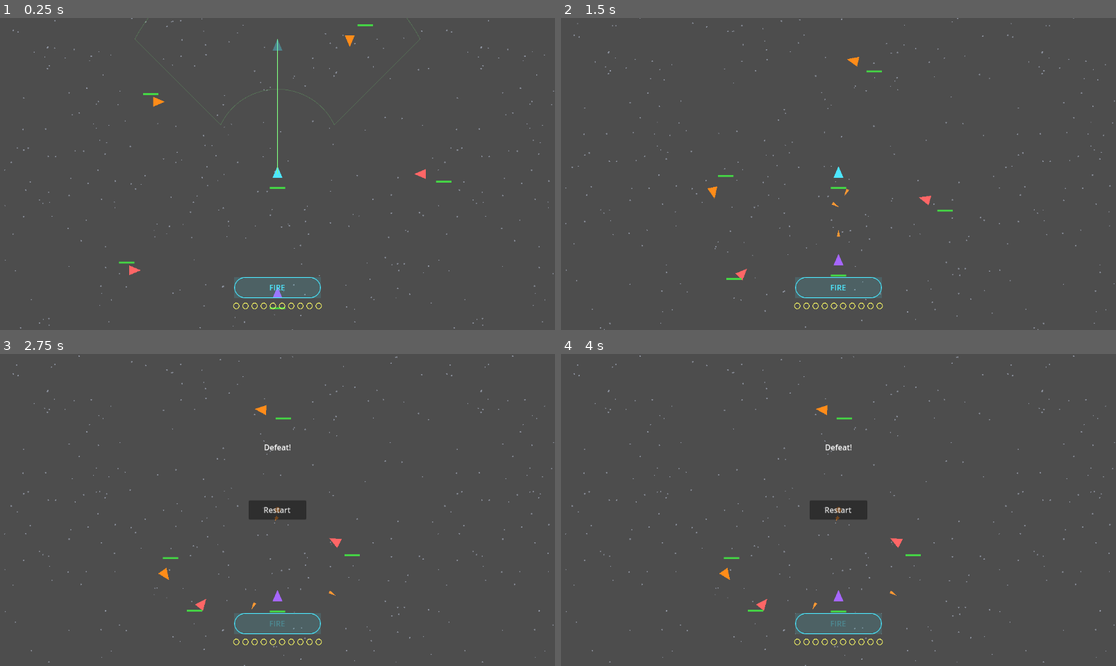
Above: before the commit, frames 1-4 (two rows, left to right).
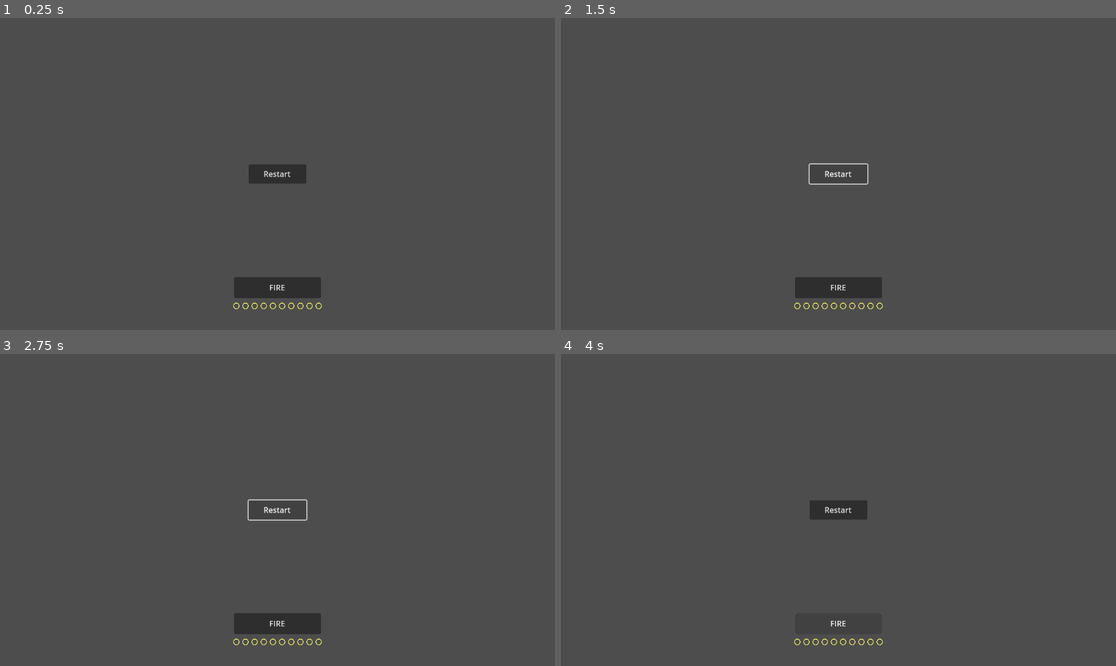
Above: after the commit, the same moments.

Repository: failuer/vibe-space
Game: Godot game, scene res://game_world.tscn
Two runs of this game, one before a commit and one after it. Both use one fixed random seed, a clock stepped at 60 frames per second and the inputs below.
Inputs (mouse positions are in pixels of both pictures, inside the frame that each line leads up to):
- Up to frame 1 (0.25 s): no input
- Up to frame 2 (1.5 s): click (838, 174) at 0.5 s, where only the run after the commit has a clickable "Restart"; click (838, 174) at 1.25 s, where only the run after the commit has a clickable "Restart"
- Up to frame 3 (2.75 s): click (277, 510) at 2 s, where only the run after the commit has a clickable "Restart"
- Up to frame 4 (4 s): click (838, 622) at 2.75 s, where only the run after the commit has a clickable "FIRE"; click (838, 622) at 3.5 s, where only the run after the commit has a clickable "FIRE"

The runs differ from the first frame. In frame 1, 2.4% of the frame differs, in the area x 0-100%, y 0-100%; in frame 2, 1.9%; in frame 3, 1.9%; in frame 4, 1.7%.
Error after the commit: Parse Error: Cannot find member "clamped" in base "Vector2". (res://game.gd:292)

Commit message:
feat: retrofit game loop with Newtonian force-based physics (mass, thrust, gravity)
Co-Authored-By: Claude Sonnet 4.6 <noreply@anthropic.com>

Diff:
--- a/game.gd
+++ b/game.gd
@@ -14,19 +14,27 @@
 const ENEMY_RADIUS := 16.0
 const MISSILE_RADIUS := 8.0
 
-const PLAYER_SPEED_DEFAULT := 140.0 # units per second
-const PLAYER_SPEED_MIN := 80.0
-const PLAYER_SPEED_MAX := 220.0
-const PLAYER_SPEED_DELTA := 80.0  # max speed change per turn (units/sec)
-const PLAYER_SPEED_STEP := 25.0
 const ENEMY_SPEED := 140.0
 const MISSILE_SPEED := 300.0
 const SCENE_RADIUS := 1000.0 # missiles/enemies beyond this are considered gone
-const MAX_TURN_RADIANS := PI / 2.0 # max turn per planning step (90 degrees)
-
-const PLAYER_COLOR := Color(0.3, 0.9, 1.0)
+
+# ── Physics ─────────────────────────────────────────────────────────────────
+const PLAYER_MASS             := 10.0   # tonnes
+const ENEMY_MASS              := 8.0    # tonnes
+const MAX_PLAYER_THRUST       := 1200.0 # force units — gives ~120 units/s² at base mass
+const MAX_ENEMY_THRUST        := 1000.0
+const GRAVITY_EMIT_MIN_MASS   := 6.0    # bodies below this mass don't emit gravity
+
+# ── Planning UI ──────────────────────────────────────────────────────────────
+# Mouse distance (world units) that maps to MAX_PLAYER_THRUST.
+const THRUST_ARROW_MAX_LEN    := 180.0
+
+const PLAYER_COLOR := Color(1.0, 1.0, 1.0)          # white
 const ENEMY_COLOR := Color(1.0, 0.4, 0.4)
-const MISSILE_COLOR := Color(1.0, 1.0, 0.4)
+const MISSILE_COLOR       := Color(1.0, 0.267, 0.267)   # red   #ff4444
+const HOMING_COLOR        := Color(0.412, 1.0,  0.490)   # lime  #69ff7d
+const MINE_COLOR          := Color(1.0, 0.667, 0.200)    # amber #ffaa33
+const SCRAP_COLOR         := Color(0.627, 0.659, 0.690)  # grey  #a0a8b0
 const ENEMY_MISSILE_COLOR := Color(1.0, 0.6, 0.2)
 const PLANNED_VECTOR_COLOR := Color(0.5, 1.0, 0.5)
 const STAR_COLOR := Color(0.85, 0.90, 1.0, 0.45)
@@ -64,13 +72,6 @@
 const EVASION_DETECT_RADIUS := 80.0   # px — missile proximity triggering evasion
 const ARCHETYPE_ROSTER := ["aggressor", "orbiter", "flanker"]
 
-const PLAYER_TURN_RATE := MAX_TURN_RADIANS * 1.5 / SIM_DURATION # baseline sharper turns
-
-const ARROW_MIN_DIST := PLAYER_SPEED_MIN * SIM_DURATION
-const ARROW_MAX_DIST := PLAYER_SPEED_MAX * SIM_DURATION
-const ARROW_NEAR_HALF_WIDTH := 40.0
-const ARROW_FAR_HALF_WIDTH := 220.0
-
 const STAR_TILE_SIZE := Vector2(900.0, 700.0)
 const STAR_LAYER_COUNT := 3
 const STAR_COUNTS_BY_LAYER := [120, 90, 60]
@@ -89,22 +90,14 @@
 var sim_real_elapsed: float = 0.0
 
 var player_pos: Vector2 = Vector2.ZERO
-var player_vel: Vector2 = Vector2.UP * PLAYER_SPEED_DEFAULT
-var player_speed: float = PLAYER_SPEED_DEFAULT
+var player_vel: Vector2 = Vector2.UP * 80.0    # initial drift velocity
+var player_mass: float = PLAYER_MASS
+var player_force_acc: Vector2 = Vector2.ZERO
+var planned_thrust: Vector2 = Vector2.ZERO     # set each planning phase
 var player_alive: bool = true
 var player_hp: int = PLAYER_MAX_HP
 var player_missiles_remaining: int = PLAYER_MAX_MISSILES
 var player_fire_cooldown: float = 0.0
-
-var turn_speed_min: float = PLAYER_SPEED_MIN
-var turn_speed_max: float = PLAYER_SPEED_MAX
-
-var planned_player_vel: Vector2 = Vector2.UP * PLAYER_SPEED_DEFAULT
-var planned_player_speed: float = PLAYER_SPEED_DEFAULT
-var planned_player_target_dir: Vector2 = Vector2.UP # kept for reference but no longer used for homing
-var planned_turn_angle: float = 0.0
-var current_turn_rate: float = 0.0 # radians/sec for active slice
-var turn_limit_this_turn: float = MAX_TURN_RADIANS
 
 var enemies: Array = [] # each: {pos, vel, alive, missiles_remaining, fire_cooldown}
 var missiles: Array = [] # each: {pos: Vector2, vel: Vector2, from_player: bool}
@@ -167,20 +160,14 @@
 func _reset_game() -> void:
     # Initial player setup
     player_pos = Vector2.ZERO
-    player_vel = Vector2.UP * PLAYER_SPEED_DEFAULT
-    player_speed = PLAYER_SPEED_DEFAULT
+    player_vel       = Vector2.UP * 80.0
+    player_mass      = PLAYER_MASS
+    player_force_acc = Vector2.ZERO
+    planned_thrust   = Vector2.ZERO
     player_alive = true
     player_hp = PLAYER_MAX_HP
     player_missiles_remaining = PLAYER_MAX_MISSILES
     player_fire_cooldown = 0.0
-    planned_player_vel = player_vel
-    planned_player_speed = player_speed
-    planned_player_target_dir = player_vel.normalized()
-    planned_turn_angle = 0.0
-    current_turn_rate = 0.0
-    turn_limit_this_turn = _compute_turn_limit_for_speed(player_speed)
-    turn_speed_min = maxf(PLAYER_SPEED_MIN, player_speed - PLAYER_SPEED_DELTA)
-    turn_speed_max = player_speed + PLAYER_SPEED_DELTA
 
     # Enemy setup — each slot maps to an archetype in ARCHETYPE_ROSTER
     enemies.clear()
@@ -202,6 +189,8 @@
             "hp":                 ENEMY_MAX_HP,
             "archetype":          archetype,
             "ai_state":           _make_ai_state(archetype),
+            "mass":               ENEMY_MASS,       # ← new
+            "force_acc":          Vector2.ZERO,     # ← new
         })
 
     missiles.clear()
@@ -257,13 +246,7 @@
     phase = GamePhase.SIMULATING
     sim_time_left = SIM_DURATION
     sim_real_elapsed = 0.0
-
-    # Commit planned movement intent for this turn (movement will curve at a constant rate over the whole slice)
-    planned_player_target_dir = planned_player_vel.normalized()
-    player_speed = planned_player_speed
-    current_turn_rate = 0.0
-    if SIM_DURATION > 0.0:
-        current_turn_rate = planned_turn_angle / SIM_DURATION
+    # planned_thrust was set by _update_planned_vector during planning phase — nothing to commit
 
 
 
@@ -302,8 +285,12 @@
                     continue
                 var ai := _get_ai(enemy.archetype)
 
-                # Steering sets velocity for this frame
-                enemy.vel = ai.steer(enemy, self, game_delta)
+                # Steering — AI returns desired velocity; we convert to thrust
+                var desired_vel: Vector2 = ai.steer(enemy, self, game_delta)
+                var vel_error: Vector2   = desired_vel - (enemy.vel as Vector2)
+                var raw_thrust: Vector2  = vel_error * float(enemy.mass) / maxf(game_delta, 0.001)
+                var thrust: Vector2      = raw_thrust.clamped(MAX_ENEMY_THRUST)
+                enemy.force_acc = (enemy.force_acc as Vector2) + thrust
 
                 # Firing — archetype decides intent; _try_fire_enemy checks cooldown/ammo
                 if ai.should_fire(enemy, self):
@@ -338,30 +325,67 @@
 
     if sim_time_left <= 0.0 and phase == GamePhase.SIMULATING:
         phase = GamePhase.PLANNING
-        # Default next planned movement to "no new input"
-        if player_alive:
-            planned_player_vel = player_vel
-            planned_player_speed = player_speed
-            turn_limit_this_turn = _compute_turn_limit_for_speed(player_speed)
-            turn_speed_min = maxf(PLAYER_SPEED_MIN, player_speed - PLAYER_SPEED_DELTA)
-            turn_speed_max = player_speed + PLAYER_SPEED_DELTA
+        # player_vel naturally carries over — no momentum re-initialisation needed
 
 
 func _integrate_motion(delta: float) -> void:
+    # ── Gravity accumulation ──────────────────────────────────────────────────
+    # Build list of gravity-emitting bodies for pairwise calculation.
+    # Only bodies above GRAVITY_EMIT_MIN_MASS emit; all bodies receive.
+    var emitters: Array = []
+    if player_alive and player_mass >= GRAVITY_EMIT_MIN_MASS:
+        emitters.append({
+            "pos_ref":  "player",
+            "pos":      player_pos,
+            "mass":     player_mass,
+        })
+    for enemy in enemies:
+        if enemy.alive and float(enemy.mass) >= GRAVITY_EMIT_MIN_MASS:
+            emitters.append({
+                "pos_ref": "enemy",
+                "enemy":   enemy,
+                "pos":     enemy.pos as Vector2,
+                "mass":    float(enemy.mass),
+            })
+
+    # Apply gravity: each emitter attracts all other bodies
+    for emitter in emitters:
+        var ep: Vector2 = emitter.pos as Vector2
+        var em: float   = emitter.mass as float
+
+        # → player
+        if player_alive and emitter.get("pos_ref") != "player":
+            player_force_acc += PhysicsSim.gravity_force(ep, em, player_pos, player_mass)
+
+        # → enemies
+        for enemy in enemies:
+            if not enemy.alive:
+                continue
+            if emitter.get("pos_ref") == "enemy" and emitter.get("enemy") == enemy:
+                continue  # skip self
+            var gf: Vector2 = PhysicsSim.gravity_force(ep, em, enemy.pos as Vector2, float(enemy.mass))
+            enemy.force_acc = (enemy.force_acc as Vector2) + gf
+
+    # ── Player integration ────────────────────────────────────────────────────
     if player_alive:
-        # Rotate at a constant rate for this slice, using the committed speed.
-        var angle_step := current_turn_rate * delta
-        if angle_step != 0.0:
-            player_vel = player_vel.rotated(angle_step)
-        player_vel = player_vel.normalized() * player_speed
-        player_pos += player_vel * delta
-
+        player_force_acc += planned_thrust
+        var accel: Vector2 = player_force_acc / player_mass
+        player_vel    += accel * delta
+        player_pos    += player_vel * delta
+        player_force_acc = Vector2.ZERO
+
+    # ── Enemy integration ─────────────────────────────────────────────────────
     for enemy in enemies:
-        if enemy.alive:
-            enemy.pos += enemy.vel * delta
-
+        if not enemy.alive:
+            continue
+        var accel: Vector2 = (enemy.force_acc as Vector2) / float(enemy.mass)
+        enemy.vel       = (enemy.vel as Vector2) + accel * delta
+        enemy.pos       = (enemy.pos as Vector2) + (enemy.vel as Vector2) * delta
+        enemy.force_acc = Vector2.ZERO
+
+    # ── Missiles (no mass — just kinematic) ───────────────────────────────────
     for missile in missiles:
-        missile.pos += missile.vel * delta
+        missile.pos = (missile.pos as Vector2) + (missile.vel as Vector2) * delta
 
 
 func _handle_collisions() -> void:
@@ -548,48 +572,13 @@
 func _update_planned_vector(mouse_world: Vector2) -> void:
     if not player_alive:
         return
-
-    var fwd := player_vel.normalized()
-    var right := fwd.rotated(PI * 0.5)
-
-    var raw := mouse_world - player_pos
-    if raw == Vector2.ZERO:
-        raw = fwd
-
-    # Decompose mouse offset into the ship's local (forward, right) frame.
-    var mx: float = raw.dot(fwd)
-    var my: float = raw.dot(right)
-
-    # Exact inversion of _arc_endpoint: the chord from start to arc endpoint points at θ/2
-    # from the forward direction, so the required turn angle is twice the chord angle.
-    var angle_raw := 2.0 * atan2(my, mx)
-    var angle_clamped: float = clamp(angle_raw, -turn_limit_this_turn, turn_limit_this_turn)
-
-    # After clamping, project the mouse onto the (possibly adjusted) chord direction
-    # to get the chord length, then convert to arc length (= speed * SIM_DURATION).
-    var chord_dir := fwd.rotated(angle_clamped * 0.5)
-    var chord_len := maxf(0.0, raw.dot(chord_dir))
-    var half_angle: float = angle_clamped * 0.5
-    var arc_len: float = chord_len if abs(half_angle) < 1e-4 else chord_len * half_angle / sin(half_angle)
-
-    planned_player_speed = clamp(arc_len / SIM_DURATION, turn_speed_min, turn_speed_max)
-    planned_turn_angle = angle_clamped
-    planned_player_vel = fwd.rotated(angle_clamped) * planned_player_speed
-
-
-# Returns the actual endpoint of a circular-arc move: constant speed v, constant turn rate,
-# total heading change = turn_angle over SIM_DURATION. This is the single source of truth
-# for where any planned (speed, angle) combination lands — used by both the wedge and ghost.
-func _arc_endpoint(start: Vector2, facing: Vector2, speed: float, turn_angle: float) -> Vector2:
-    var fwd := facing.normalized()
-    var T := SIM_DURATION
-    if abs(turn_angle) < 1e-4:
-        return start + fwd * speed * T
-    var vT := speed * T
-    var right := fwd.rotated(PI * 0.5)
-    var x := vT * sin(turn_angle) / turn_angle
-    var y := vT * (1.0 - cos(turn_angle)) / turn_angle
-    return start + fwd * x + right * y
+    var offset: Vector2 = mouse_world - player_pos
+    var raw_len: float  = offset.length()
+    if raw_len < 1.0:
+        planned_thrust = Vector2.ZERO
+        return
+    var ratio: float   = minf(raw_len, THRUST_ARROW_MAX_LEN) / THRUST_ARROW_MAX_LEN
+    planned_thrust     = offset.normalized() * ratio * MAX_PLAYER_THRUST
 
 
 func _spawn_explosion(pos: Vector2, vel: Vector2, is_ship: bool) -> void:
@@ -703,10 +692,3 @@
 
 func _is_inside_play_area(p: Vector2) -> bool:
     return _play_area_rect().has_point(p)
-
-
-func _compute_turn_limit_for_speed(speed: float) -> float:
-    if speed == 0.0:
-        return MAX_TURN_RADIANS
-    var speed_factor: float = clamp(PLAYER_SPEED_DEFAULT / speed, 0.5, 2.0)
-    return MAX_TURN_RADIANS * speed_factor
